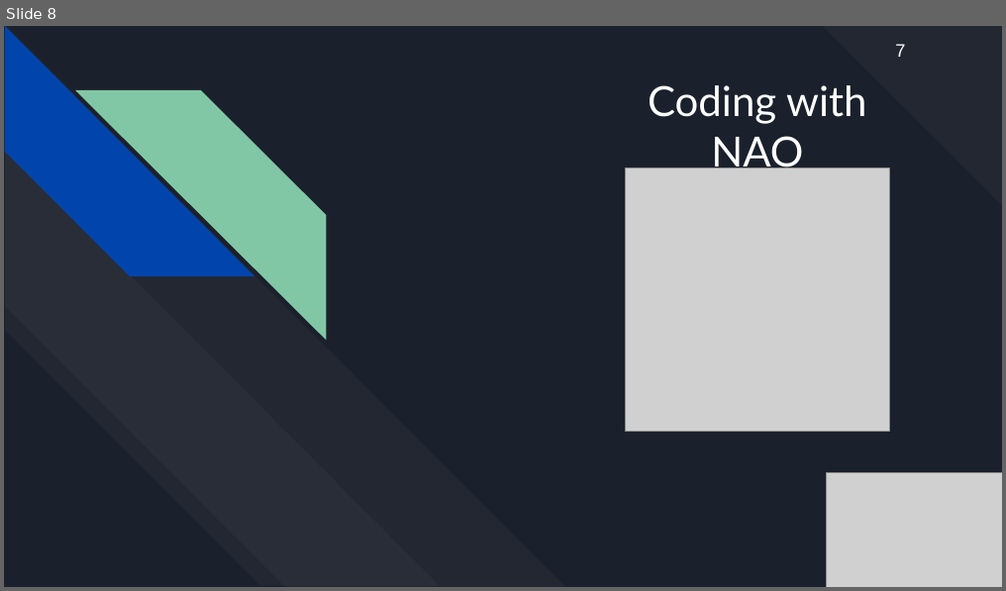
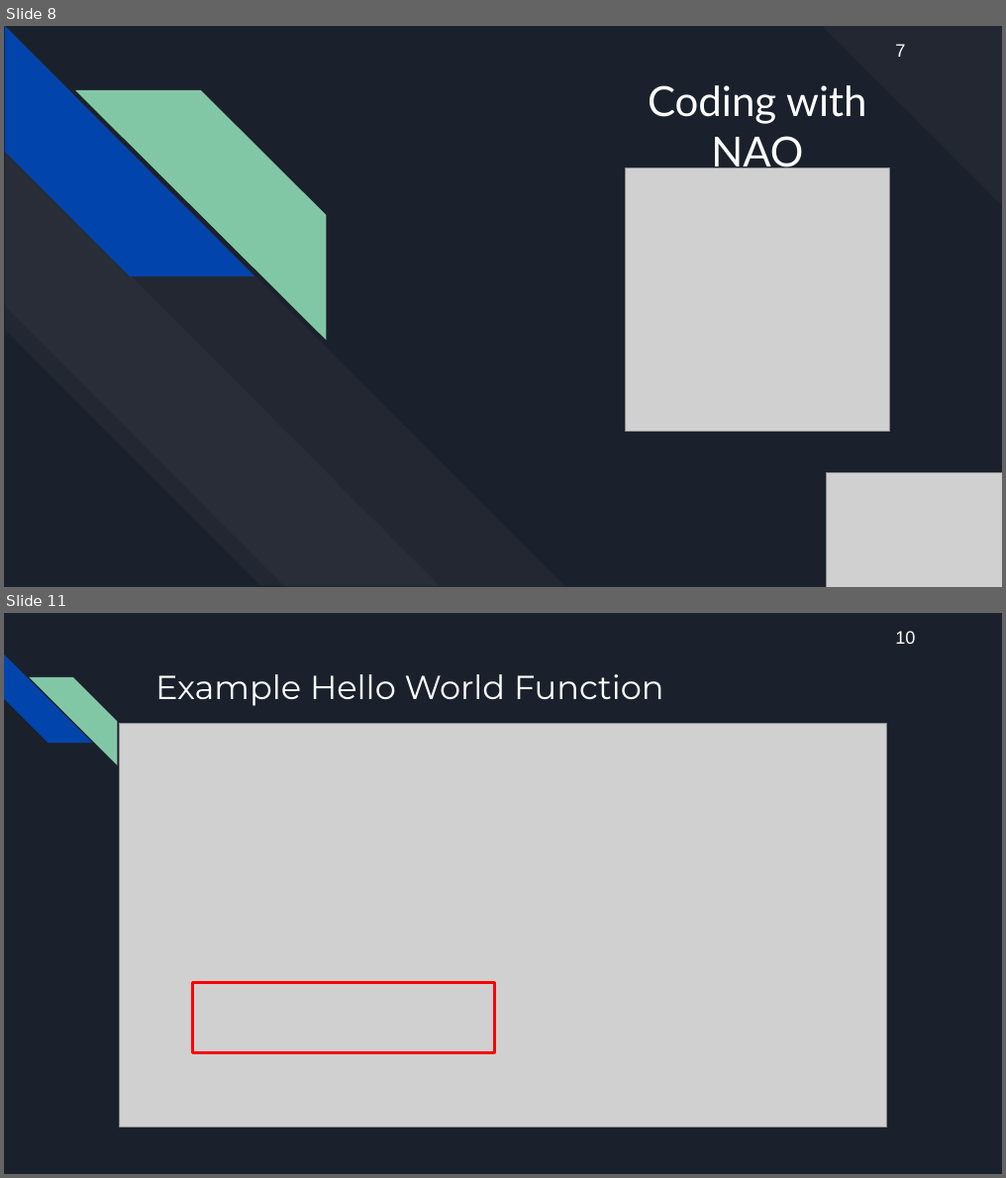
Before and after one commit to haileydhanens/CWU_AriGato, a slide deck: Documentation/AriGato Presentation #2 (1_31_2019).pptx. Shown one above the other, each under a label of ours: slide 8 before the commit, slides 8 and 11 after it; the slides between them are not shown. The pictures are 1006x591 and 1006x1178 pixels, drawn with LibreOffice and Linux fonts; fonts in the diff are those of the drawing; grey boxes stand for pictures. Boxes give left, top, right and bottom in pixels: in the first picture for what was removed or moved away, otherwise in the second. Text is boxed around its words. In the diff, an @@ line names an element or a change of style, - is before the commit and + after.

```diff
--- a/Documentation/AriGato Presentation #2 (1_31_2019).pptx
+++ b/Documentation/AriGato Presentation #2 (1_31_2019).pptx
@@ slide 11 added at (4, 613, 1002, 1174), background #1B212C @@
@@ text added at (895, 631, 915, 644), 13 pt, text #FFFFFF @@
+10
@@ diag stripe added at (4, 655, 92, 743), fill #0145AC @@
@@ diag stripe added at (29, 677, 117, 764), fill #82C7A5 @@
@@ title added at (155, 674, 664, 706), 24 pt, text #FFFFFF @@
+Example Hello World Function
@@ picture added at (119, 724, 887, 1127) @@
@@ rectangle added at (193, 983, 495, 1054), outline #FF0000 2.25 pt @@
```
Also in this commit, not shown: 11 slides changed, 3 other slides added, 2 slides removed, 1 other file.
